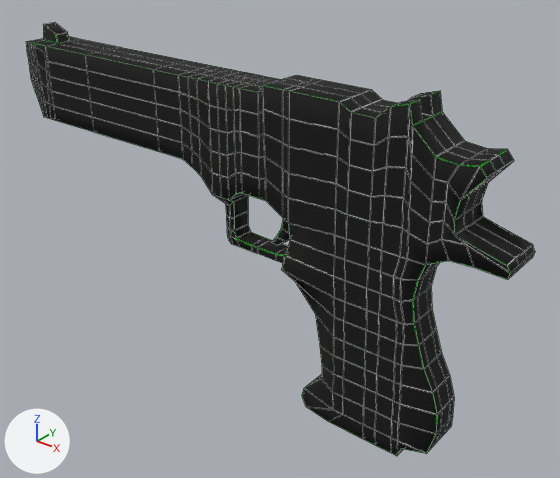
The OBJ model src/models/Armas/Pistola/Pistola.obj, before and after one commit.
Before and after are seen from a 50 mm camera at (1.396, -1.553, 0.963) aimed at (0.105, 0.06, -0.038). The axes (+X, +Y, +Z) are drawn at lower left. The lights are the same throughout. Mesh edges are drawn as thin lines. Where no turn or scale is listed for an object, it has been applied to the vertices.
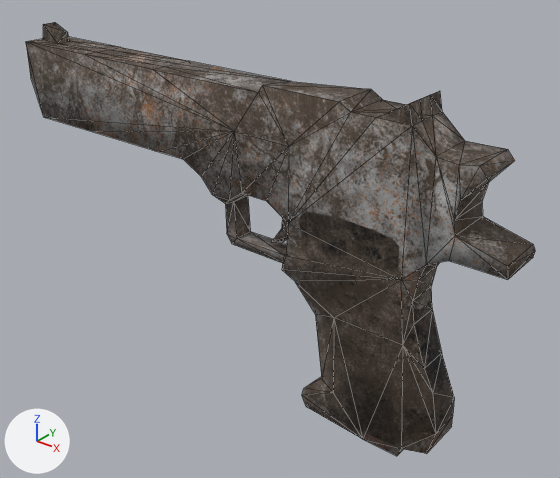
Diff of the bpy script that builds the scene:
```diff
--- a/src/models/Armas/Pistola/Pistola.obj.py
+++ b/src/models/Armas/Pistola/Pistola.obj.py
@@ img_material__20_base_color_png @@
+img_material__20_base_color_png = load_image('Material__20_Base_Color.png', 'Material__20_Base_Color.png', 1024, 1024, 'sRGB')
@@ img_material__20_normal_opengl_png @@
+img_material__20_normal_opengl_png = load_image('Material__20_Normal_OpenGL.png', 'Material__20_Normal_OpenGL.png', 1024, 1024, 'sRGB')
@@ mat_material__37 @@
+mat_material__37 = bpy.data.materials.new('Material__37')
+# uses the picture img_material__20_base_color_png
+# uses the picture img_material__20_normal_opengl_png
@@ me_box110 @@
 # used by ob_box110; location = (0.0, 0.0, 0.0)
-me_box110.from_pydata(...)  # 764 vertices, 767 faces; spans x -0.85..0.85, y -0.07..0.07, z -0.49..0.49
+me_box110.from_pydata(...)  # 168 vertices, 336 faces; spans x -0.85..0.85, y -0.07..0.07, z -0.49..0.49
+# me_box110 part 1: 596 vertices removed from x -0.85..0.85, y -0.07..0.07, z -0.49..0.47
+# me_box110 part 2: 2 faces spanning x 0.72..0.77, y -0.07..0.07, z 0.29..0.38 switch from mat_material__20 (picture img_pistola_textura_png) to mat_material__37
```

Where the change shows, as pixel boxes [x1, y1, x2, y2] in the pictures (560 x 478 px):
part 1 of me_box110, deleted (black): before [26, 22, 535, 456]
part 2 of me_box110, recoloured (black to grey): [461, 167, 487, 200] in both
